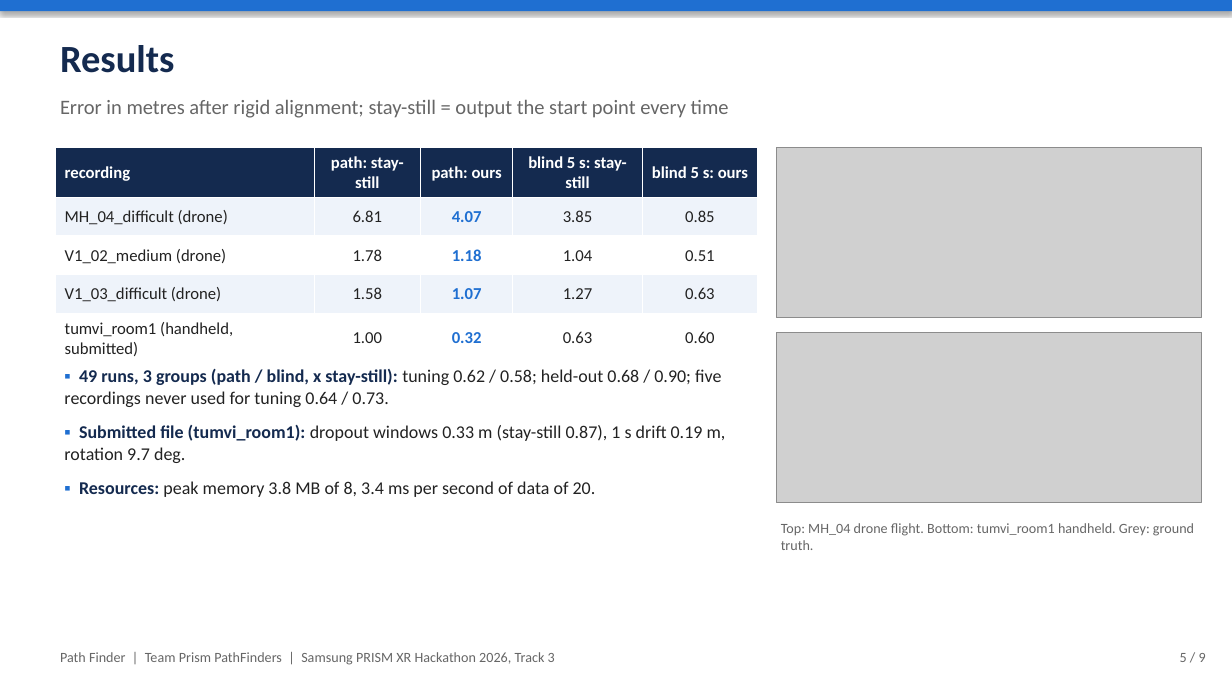
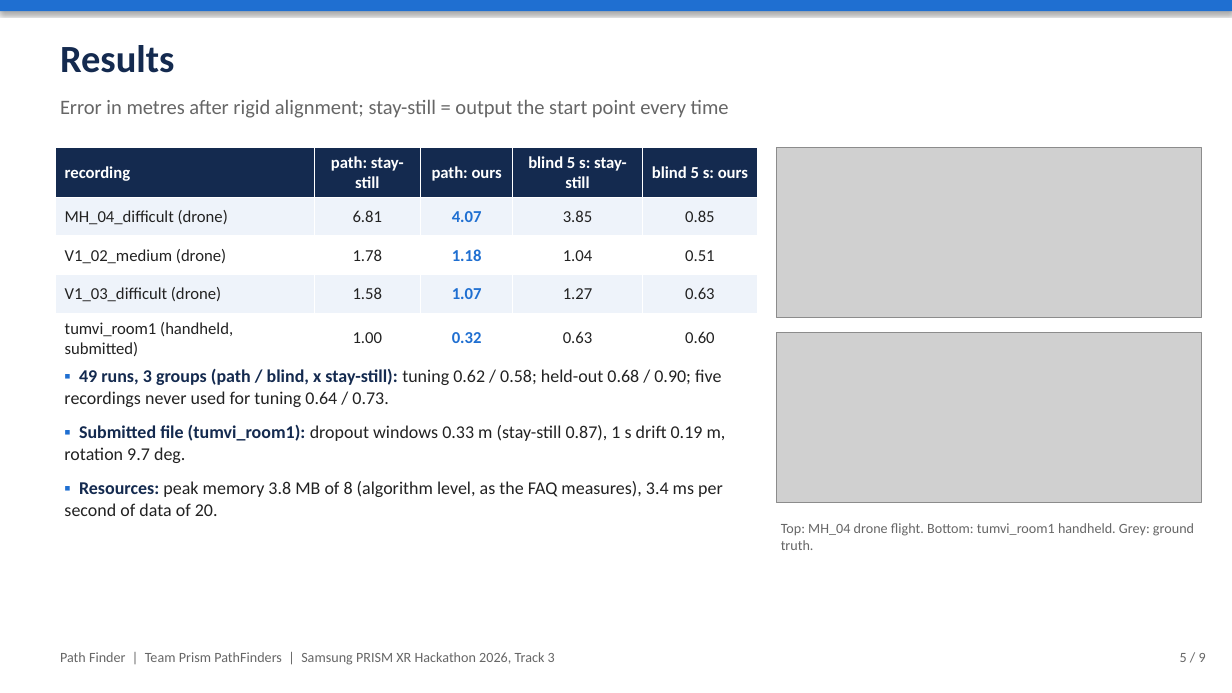
Before and after one commit to aniruddhamookerjee/Samsung-Prism, a slide deck: slide 5 of presentation/CollegeName_TeamName.pptx. Drawn at 1232x693 pixels with LibreOffice and Linux fonts; fonts in the diff are those of the drawing; grey boxes stand for pictures. Boxes give left, top, right and bottom in pixels: in the first picture for what was removed or moved away, otherwise in the second. Text is boxed around its words. In the diff, an @@ line names an element or a change of style, - is before the commit and + after.

Commit message:
slides: damage-type chart on the robustness slide, memory as the FAQ measures it; email trimmed to the two open questions

```diff
--- a/presentation/CollegeName_TeamName.pptx
+++ b/presentation/CollegeName_TeamName.pptx
@@ text at [64,481,723,516]: text changed @@
-▪ Resources: peak memory 3.8 MB of 8, 3.4 ms per second of data of 20.
+▪ Resources: peak memory 3.8 MB of 8 (algorithm level, as the FAQ measures), 3.4 ms per second of data of 20.
```
Also in this commit, not shown: 2 other slides changed, 2 other files.
